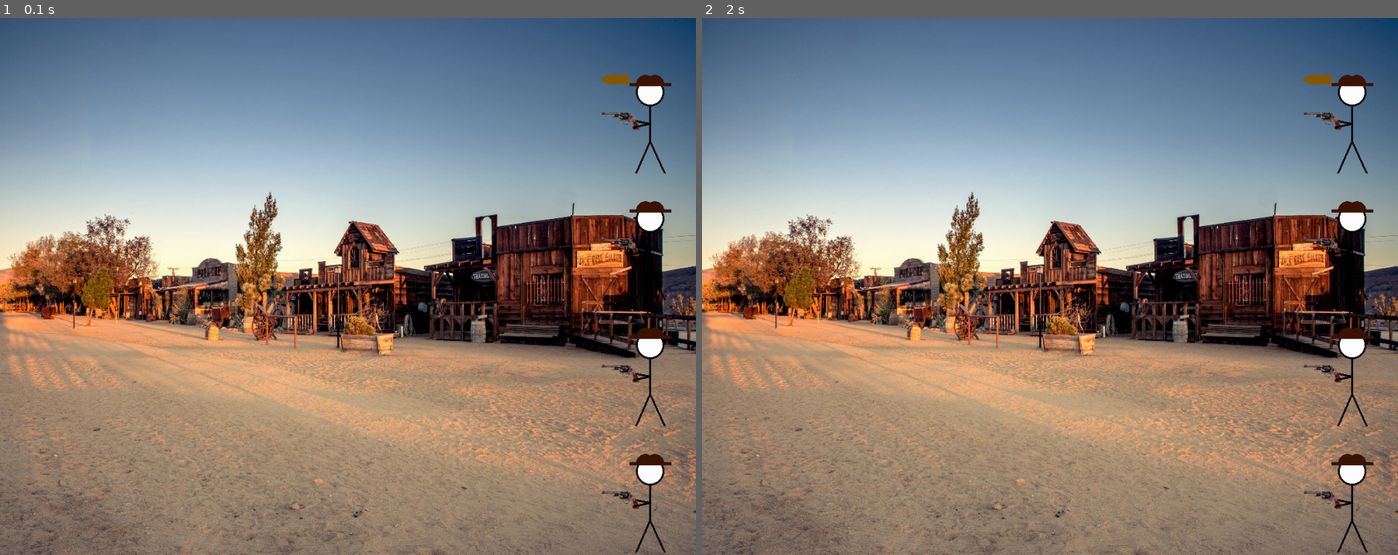
Above: before the commit, frames 1-2 (left to right).
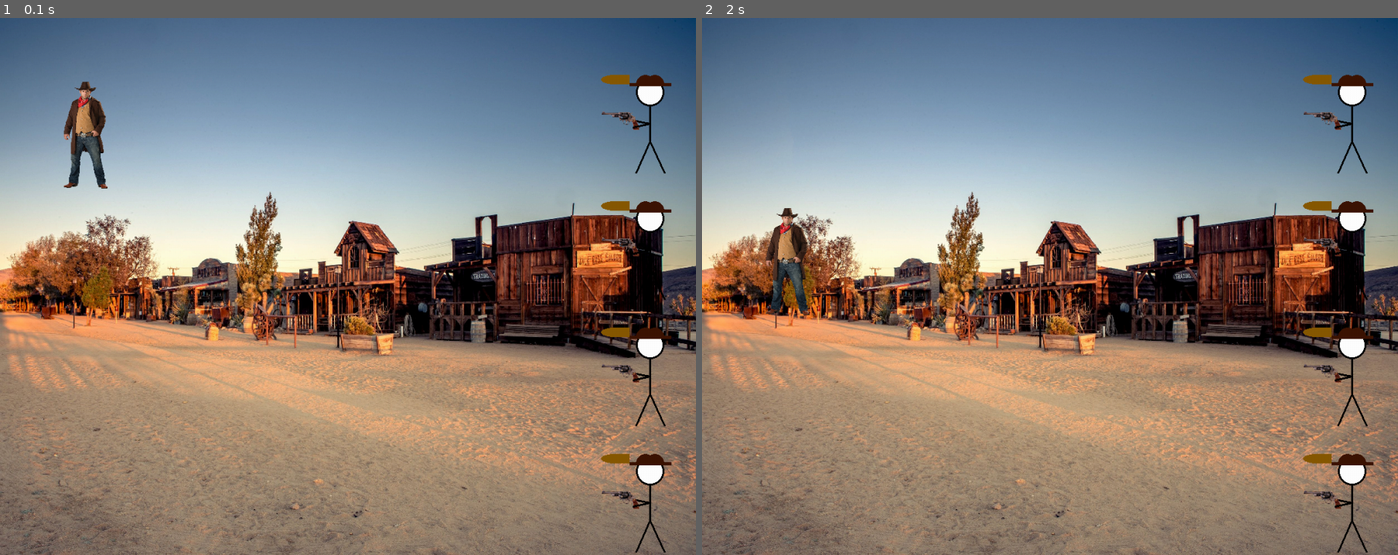
Above: after the commit, the same moments.

Repository: enzosuname/pygamefirst
Game: pygame game, started from Unit7.py
Same seed, same stepped clock (60 frames per second), same inputs: the game is played once before the commit and once after it.
Inputs:
- Up to frame 1 (0.1 s): no input
- Up to frame 2 (2 s): hold Up 0.33-0.8 s; hold Down 0.83-1.3 s; hold Up 1.33-1.8 s; hold Down from 1.83 s (still down)

The runs differ from the first frame. In frame 1, 0.9% of the frame differs, in the area x 9-91%, y 11-84%; in frame 2, 0.9%.

Commit message:
started coding movement

Diff:
--- a/Unit7.py
+++ b/Unit7.py
@@ -56,6 +56,27 @@
         g.draw.ellipse(screen, BULLET, [0 + self.x, 0 + self.y, 45, 15])
         g.draw.rect(screen, BULLET, [22.5 + self.x, 0 + self.y, 23, 15])
 
+class man:
+    def __init__(self, display, x, y, width, height):
+        self.display = display
+        self.x = x
+        self.y = y
+        self.width = width
+        self.height = height
+        self.cowboy = g.image.load('cowboy.png').convert_alpha()
+
+    def draw_good_man(self):
+        self.cowboy = g.transform.scale(self.cowboy, [70, 170])
+        self.display.blit(self.cowboy, [100 + self.x, 100 + self.y])
+
+    # def player_keys(self):
+    #     keys = g.key.get_pressed()
+    #
+    #     if keys[g.K_UP]:
+    #         self.y -= 200
+    #     elif keys[g.K_DOWN]:
+    #         self.y += 200
+
 
 #########################################################
 
@@ -67,34 +88,43 @@
 clock = g.time.Clock()
 
 # create enemas
-bullet_list = []
-for call in range(4):
-    bullet_list.append(enema(screen, 0, 0, 0, 0))
 
 enema_list = []
 for call in range(4):
     enema_list.append(enema(screen, 950, 690 - (call * 200), 0, 0))
 
+bullet_list = []
+for call in range(4):
+    bullet_list.append(enema(screen, 500, 0 - (call * 200), 0, 0))
+
+dude = man(screen, 0, 0, 0, 0)
 
 
 
 # game
 running = True
 while running:
+
     for event in g.event.get():
         if event.type == g.QUIT:
             running = False
+        if event.type == g.KEYDOWN:
+            if event.key == g.K_DOWN:
+                if dude.y <= 599:
+                    dude.y += 200
+            elif event.key == g.K_UP:
+                if dude.y >=199:
+                    dude.y -= 200
 
-    # screen.fill(DESERT)
     desert = g.image.load('western.jpg')
     desert = g.transform.scale(desert, [1100, 850])
     screen.blit(desert, [0, 0])
 
     for enema in enema_list:
         enema.draw_man()
+        enema.draw_bullet()
 
-    for bullet in bullet_list:
-        enema.draw_bullet()
+    dude.draw_good_man()
 
     g.display.flip()
 
Binary file added: cowboy.png
Not shown, added: OnceUponA Time.ogg
Not shown, added: revolvershot.ogg
